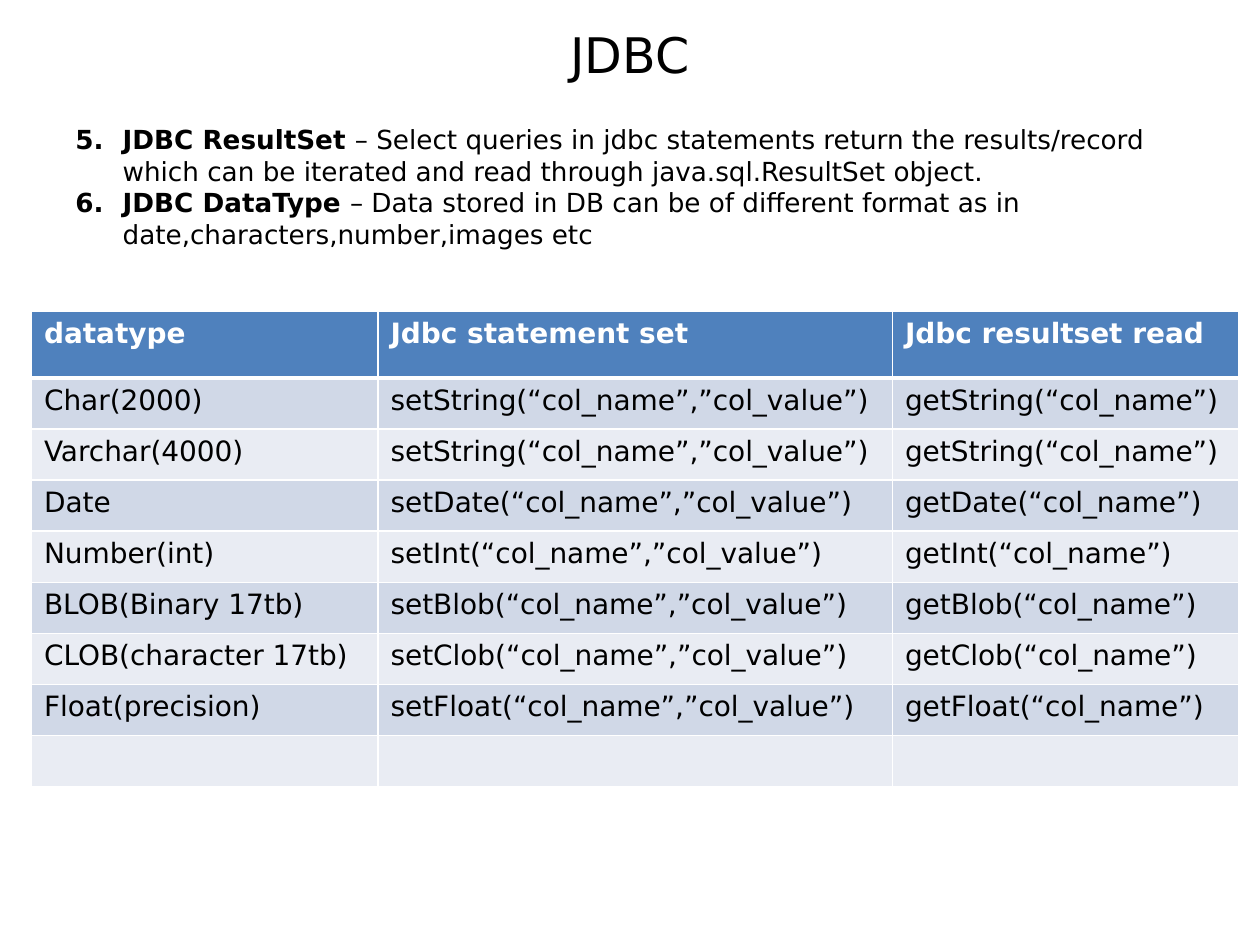
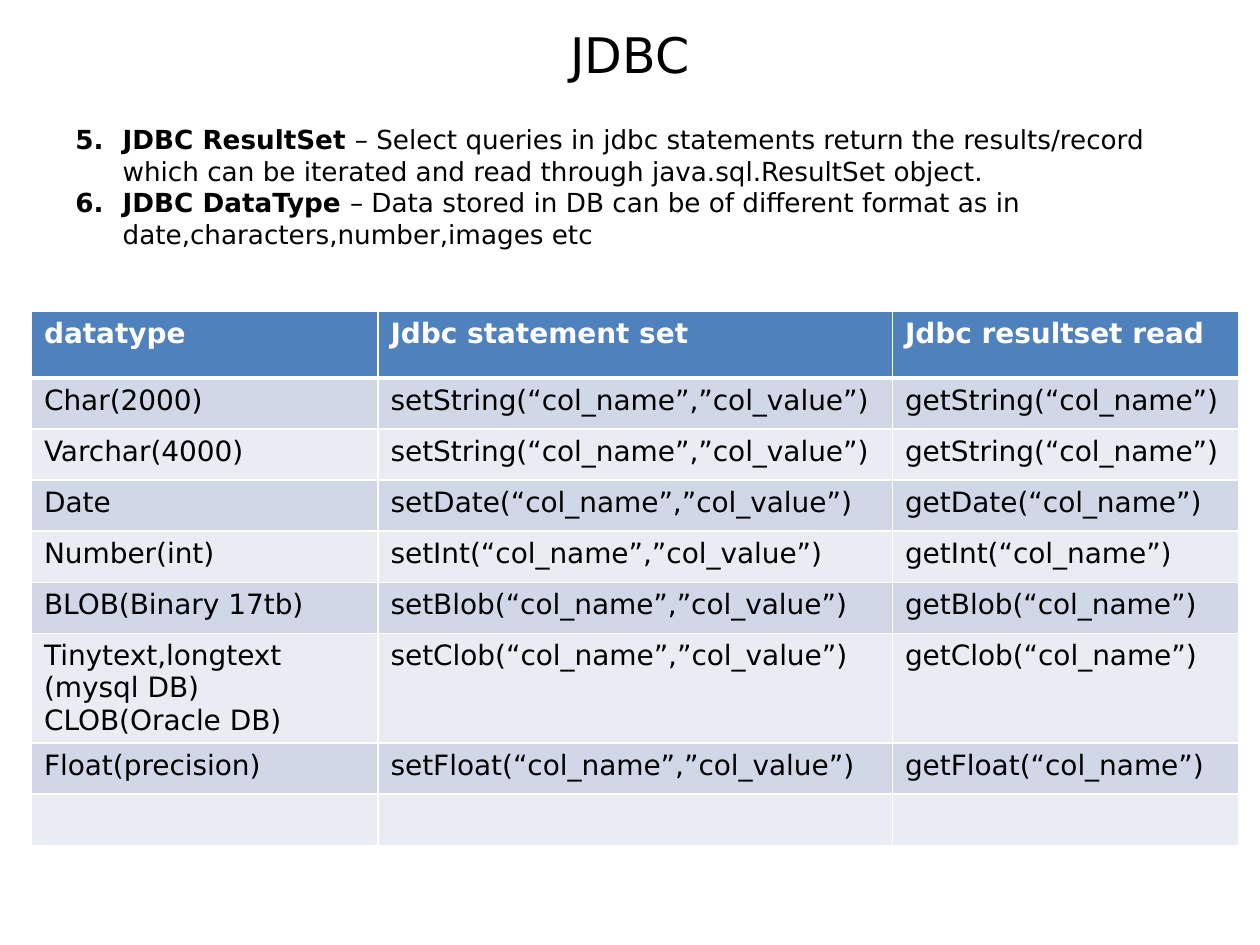
Before and after one commit to thinkcodegravity/jeemar, a slide deck: slide 46 of JEE_st.pptx. Drawn at 1260x945 pixels with LibreOffice and Linux fonts; fonts in the diff are those of the drawing. Boxes give left, top, right and bottom in pixels: in the first picture for what was removed or moved away, otherwise in the second. Text is boxed around its words. In the diff, an @@ line names an element or a change of style, - is before the commit and + after.

```diff
--- a/JEE_st.pptx
+++ b/JEE_st.pptx
@@ table at <box>32,311,1239,849</box> @@
-row 7, column 1: CLOB(character 17tb)
+row 7, column 1: Tinytext,longtext (mysql DB) / CLOB(Oracle DB)
```
Also in this commit, not shown: 10 other files.
